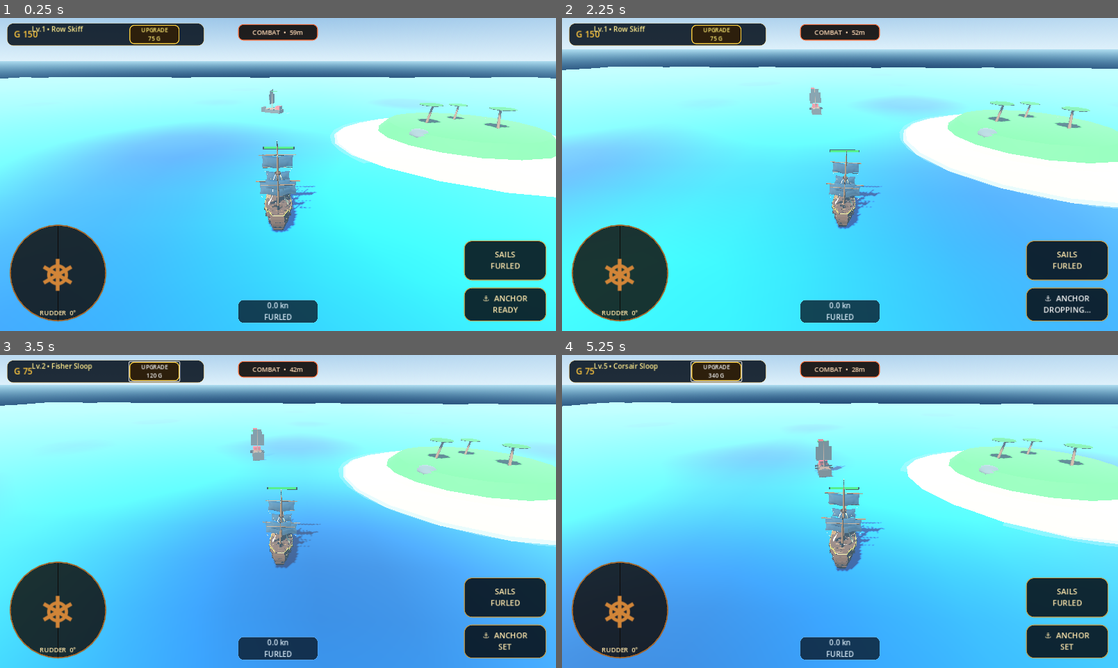
Above: before the commit, frames 1-4 (two rows, left to right).
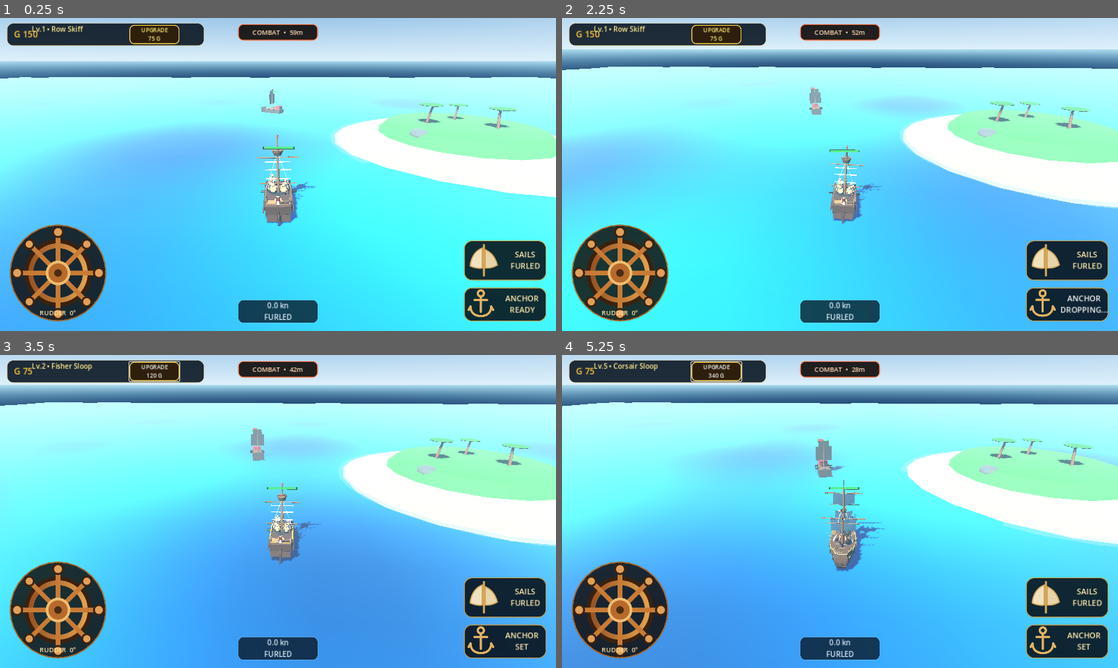
Above: after the commit, the same moments.

Repository: za99405com-ui/Pirate-Seasonline
Game: Godot game, scene res://scenes/world/world.tscn
Same seed, same stepped clock (60 frames per second), same inputs: the game is played once before the commit and once after it.
Inputs:
- Up to frame 1 (0.25 s): no input
- Up to frame 2 (2.25 s): click "⚓ ANCHOR READY" (after the commit: "ANCHOR READY") at 0.5 s; click "⚓ ANCHOR SET" (after the commit: "ANCHOR SET") at 1.25 s; click "⚓ ANCHOR READY" (after the commit: "ANCHOR READY") at 2 s
- Up to frame 3 (3.5 s): click "UPGRADE 75 G" at 2.75 s
- Up to frame 4 (5.25 s): click "UPGRADE 120 G" at 3.5 s; click "UPGRADE 180 G" at 4.25 s; click "UPGRADE 250 G" at 5 s

The runs differ from the first frame. In frame 1, 4.1% of the frame differs, in the area x 2-98%, y 37-97%; in frame 2, 3.8%; in frame 3, 3.7%; in frame 4, 3.1%.

Commit message:
sailing: add level 1 crew, working sails, anchor visuals and real helm

Diff:
--- /dev/null
+++ b/godot_game/assets/ui/anchor.svg
@@ -0,0 +1,5 @@
+<svg xmlns="http://www.w3.org/2000/svg" viewBox="0 0 128 128">
+<g fill="none" stroke="#e3b260" stroke-width="9" stroke-linecap="round" stroke-linejoin="round">
+<circle cx="64" cy="20" r="12"/><path d="M64 32v61"/><path d="M39 46h50"/>
+<path d="M23 72c0 25 17 38 41 38s41-13 41-38"/><path d="M23 72l-8 14M105 72l8 14"/>
+</g></svg>
--- /dev/null
+++ b/godot_game/assets/ui/sail.svg
@@ -0,0 +1,5 @@
+<svg xmlns="http://www.w3.org/2000/svg" viewBox="0 0 128 128">
+<path d="M64 12v102" stroke="#d3a55a" stroke-width="7" stroke-linecap="round"/>
+<path d="M59 22C34 31 21 54 18 82c16 7 29 9 41 7z" fill="#f1e2bf" stroke="#d3a55a" stroke-width="4"/>
+<path d="M69 28c21 9 34 27 40 51-14 8-27 11-40 10z" fill="#e8d4aa" stroke="#d3a55a" stroke-width="4"/>
+</svg>
--- /dev/null
+++ b/godot_game/assets/ui/ship_wheel.svg
@@ -0,0 +1,14 @@
+<svg xmlns="http://www.w3.org/2000/svg" viewBox="0 0 256 256">
+<defs><linearGradient id="w" x1="0" x2="1"><stop stop-color="#9a5424"/><stop offset="1" stop-color="#e2a04e"/></linearGradient></defs>
+<circle cx="128" cy="128" r="78" fill="none" stroke="#3a210f" stroke-width="22"/>
+<circle cx="128" cy="128" r="72" fill="none" stroke="url(#w)" stroke-width="13"/>
+<g stroke="#c87b34" stroke-width="12" stroke-linecap="round">
+<line x1="128" y1="24" x2="128" y2="232"/><line x1="24" y1="128" x2="232" y2="128"/>
+<line x1="54" y1="54" x2="202" y2="202"/><line x1="202" y1="54" x2="54" y2="202"/>
+</g>
+<g fill="#e0a05a" stroke="#3a210f" stroke-width="5">
+<circle cx="128" cy="20" r="13"/><circle cx="128" cy="236" r="13"/><circle cx="20" cy="128" r="13"/><circle cx="236" cy="128" r="13"/>
+<circle cx="52" cy="52" r="12"/><circle cx="204" cy="52" r="12"/><circle cx="52" cy="204" r="12"/><circle cx="204" cy="204" r="12"/>
+</g>
+<circle cx="128" cy="128" r="29" fill="#b66a2b" stroke="#f0bd70" stroke-width="7"/><circle cx="128" cy="128" r="10" fill="#4a2b16"/>
+</svg>
--- a/godot_game/scripts/player/player_ship.gd
+++ b/godot_game/scripts/player/player_ship.gd
@@ -23,6 +23,7 @@
 @export var anchor_set_delay: float = 0.65
 @export var anchor_drag: float = 4.8
 @export var anchor_speed_limit_ratio: float = 0.42
+@export var sail_visual_response: float = 0.58
 
 @export_group("Travel Mode")
 @export var travel_entry_distance: float = 22.0
@@ -49,6 +50,7 @@
 var rudder_input: float = 0.0
 var sail_level: int = 0
 var sail_power: float = 0.0
+var sail_visual_progress: float = 0.0
 var smoothed_throttle: float = 0.0
 var smoothed_rudder: float = 0.0
 var anchor_deployed: bool = false
@@ -72,6 +74,7 @@
 var travel_wind_time: float = 0.0
 var world_health_anchor: Node3D = null
 var world_health_fill: MeshInstance3D = null
+var ship_life_visuals: ShipLifeVisuals = null
 
 var storage: ShipStorage = ShipStorage.new()
 
@@ -88,6 +91,9 @@
 	GameManager.register_player(self)
 
 	_apply_ship_materials()
+	ship_life_visuals = ShipLifeVisuals.new()
+	visuals.add_child(ship_life_visuals)
+	ship_life_visuals.setup(self)
 	_collect_travel_sails()
 	_setup_travel_wind()
 	travel_last_position = global_position
@@ -128,7 +134,9 @@
 	anchor_deployed = true
 	anchor_set = false
 	anchor_timer = 0.0
-	anchor_point = global_position
+	var drop_offset: Vector3 = -global_transform.basis.z * 2.8 - global_transform.basis.x * 1.0
+	anchor_point = global_position + drop_offset
+	anchor_point.y = 0.0
 	active_anchor_rope_length = anchor_rope_length + clampf(absf(current_forward_speed) * 0.18, 0.0, 3.0)
 	if travel_mode:
 		_set_travel_mode(false)
@@ -152,6 +160,8 @@
 	_handle_movement(delta)
 	_update_travel_mode(delta)
 	_update_travel_effects(delta)
+	if ship_life_visuals:
+		ship_life_visuals.update_visuals(delta)
 	_handle_wave_bobbing(delta)
 	_update_wake(delta)
 	_keep_world_health_bar_readable()
@@ -300,19 +310,27 @@
 func _collect_travel_sails() -> void:
 	travel_sail_nodes.clear()
 	travel_sail_scales.clear()
-	var ship_model: Node = visuals.get_node_or_null("ShipModel") if visuals else null
-	if not ship_model:
-		return
-
-	var stack: Array[Node] = [ship_model]
-	while not stack.is_empty():
-		var node: Node = stack.pop_back()
-		for child in node.get_children():
-			stack.append(child)
-		if node is MeshInstance3D and "sail" in node.name.to_lower():
-			var sail := node as Node3D
-			travel_sail_nodes.append(sail)
-			travel_sail_scales[sail.get_instance_id()] = sail.scale
+	if not visuals:
+		return
+
+	var roots: Array[Node] = []
+	var ship_model: Node = visuals.get_node_or_null("ShipModel")
+	var starter_mast: Node = visuals.get_node_or_null("MastMain")
+	if ship_model:
+		roots.append(ship_model)
+	if starter_mast:
+		roots.append(starter_mast)
+
+	for root in roots:
+		var stack: Array[Node] = [root]
+		while not stack.is_empty():
+			var node: Node = stack.pop_back()
+			for child in node.get_children():
+				stack.append(child)
+			if node is MeshInstance3D and "sail" in node.name.to_lower():
+				var sail := node as Node3D
+				travel_sail_nodes.append(sail)
+				travel_sail_scales[sail.get_instance_id()] = sail.scale
 
 func _setup_travel_wind() -> void:
 	if travel_wind_root or not visuals:
@@ -351,16 +369,33 @@
 	var blend_rate: float = 1.0 / maxf(travel_transition_time, 0.05)
 	travel_blend = move_toward(travel_blend, target_blend, blend_rate * delta)
 
-	# Sail meshes visually unfurl with the control state, then billow a little in travel mode.
-	for sail in travel_sail_nodes:
+	# Sail opening has its own slower visual state so the crew appears to work the canvas.
+	var sail_visual_target: float = 0.0
+	match sail_level:
+		1:
+			sail_visual_target = 0.55
+		2:
+			sail_visual_target = 1.0
+		_:
+			sail_visual_target = 0.0
+	sail_visual_progress = move_toward(sail_visual_progress, sail_visual_target, sail_visual_response * delta)
+
+	# Open/close sails one after another instead of every sheet popping at once.
+	var sail_count: int = maxi(travel_sail_nodes.size(), 1)
+	for i in range(travel_sail_nodes.size()):
+		var sail := travel_sail_nodes[i]
 		if not is_instance_valid(sail):
 			continue
 		var base_scale_value: Variant = travel_sail_scales.get(sail.get_instance_id(), sail.scale)
 		var base_scale: Vector3 = base_scale_value if base_scale_value is Vector3 else sail.scale
-		var vertical_open: float = lerpf(0.42, 1.0, sail_power)
-		var travel_billow: float = lerpf(1.0, 1.10, travel_blend)
+		var order_offset: float = (float(i) / float(sail_count)) * 0.24
+		var local_open: float = clampf((sail_visual_progress - order_offset) / 0.76, 0.0, 1.0)
+		local_open = smoothstep(0.0, 1.0, local_open)
+		var vertical_open: float = lerpf(0.10, 1.0, local_open)
+		var width_open: float = lerpf(0.72, 1.0, local_open)
+		var travel_billow: float = lerpf(1.0, 1.08, travel_blend)
 		sail.scale = Vector3(
-			base_scale.x * travel_billow,
+			base_scale.x * width_open * travel_billow,
 			base_scale.y * vertical_open * travel_billow,
 			base_scale.z * travel_billow
 		)
@@ -438,6 +473,7 @@
 	current_forward_speed = 0.0
 	sail_level = 0
 	sail_power = 0.0
+	sail_visual_progress = 0.0
 	rudder_input = 0.0
 	smoothed_rudder = 0.0
 	anchor_deployed = false
@@ -488,6 +524,10 @@
 			var feature_id := child.name.to_snake_case()
 			child.visible = info.visible_parts.has(feature_id) or info.visible_parts.has(child.name)
 
+	_apply_level_visual_stage()
+	if ship_life_visuals:
+		ship_life_visuals.set_level(current_level)
+
 	# 4. Update mount slots
 	if mount_slots:
 		for slot in mount_slots.get_children():
@@ -500,6 +540,25 @@
 
 	ship_level_upgraded.emit(current_level, info.title)
 	_play_upgrade_celebration()
+
+func _apply_level_visual_stage() -> void:
+	if not visuals:
+		return
+
+	# Levels 1-2 use the lighter handmade hull. The imported ship becomes the Level 3 hull.
+	var starter_stage: bool = current_level <= 2
+	var ship_model := visuals.get_node_or_null("ShipModel") as Node3D
+	var base_hull := visuals.get_node_or_null("BaseHull") as Node3D
+	var mast_main := visuals.get_node_or_null("MastMain") as Node3D
+
+	if ship_model:
+		ship_model.visible = not starter_stage
+	if base_hull:
+		base_hull.visible = starter_stage
+	if mast_main:
+		mast_main.visible = starter_stage
+	if progressive_parts:
+		progressive_parts.visible = starter_stage
 
 func _play_upgrade_celebration() -> void:
 	if not visuals:
--- /dev/null
+++ b/godot_game/scripts/player/ship_life_visuals.gd
@@ -0,0 +1,321 @@
+class_name ShipLifeVisuals
+extends Node3D
+
+var player: Node3D = null
+var crew_root: Node3D = null
+var captain_root: Node3D = null
+var captain_arms: Node3D = null
+var sail_workers: Array[Node3D] = []
+var sail_worker_arms: Array[Node3D] = []
+var cannon_workers: Array[Node3D] = []
+var anchor_worker: Node3D = null
+var anchor_worker_arms: Node3D = null
+var monkey_root: Node3D = null
+var stowed_anchor: Node3D = null
+var world_anchor_root: Node3D = null
+var world_anchor_model: Node3D = null
+var world_rope: MeshInstance3D = null
+var world_rope_mesh: BoxMesh = null
+var anchor_drop_progress: float = 0.0
+var life_time: float = 0.0
+var level: int = 1
+
+var mat_skin: StandardMaterial3D
+var mat_trouser: StandardMaterial3D
+var mat_captain: StandardMaterial3D
+var mat_cannon: StandardMaterial3D
+var mat_sailor: StandardMaterial3D
+var mat_anchor: StandardMaterial3D
+var mat_rope: StandardMaterial3D
+var mat_monkey: StandardMaterial3D
+
+func setup(owner_ship: Node3D) -> void:
+	player = owner_ship
+	name = "ShipLifeVisuals"
+	_build_materials()
+	_build_crew()
+	_build_anchor_visuals()
+
+func set_level(new_level: int) -> void:
+	level = new_level
+	# Level 1 starts with the complete working crew. Higher levels will add more later.
+	if crew_root:
+		crew_root.visible = true
+
+func update_visuals(delta: float) -> void:
+	if not player or not is_instance_valid(player):
+		return
+	life_time += delta
+	_update_captain(delta)
+	_update_workers(delta)
+	_update_anchor_visual(delta)
+
+func _build_materials() -> void:
+	mat_skin = _mat(Color(0.76, 0.52, 0.34, 1.0), 0.82)
+	mat_trouser = _mat(Color(0.09, 0.12, 0.15, 1.0), 0.86)
+	mat_captain = _mat(Color(0.36, 0.06, 0.045, 1.0), 0.78)
+	mat_cannon = _mat(Color(0.20, 0.24, 0.30, 1.0), 0.85)
+	mat_sailor = _mat(Color(0.72, 0.63, 0.39, 1.0), 0.84)
+	mat_anchor = _mat(Color(0.10, 0.11, 0.13, 1.0), 0.45)
+	mat_anchor.metallic = 0.72
+	mat_rope = _mat(Color(0.52, 0.36, 0.20, 1.0), 0.95)
+	mat_monkey = _mat(Color(0.30, 0.18, 0.10, 1.0), 0.92)
+
+func _mat(color: Color, rough: float) -> StandardMaterial3D:
+	var m := StandardMaterial3D.new()
+	m.albedo_color = color
+	m.roughness = rough
+	return m
+
+func _build_crew() -> void:
+	crew_root = Node3D.new()
+	crew_root.name = "Level1Crew"
+	add_child(crew_root)
+
+	captain_root = _make_person("Captain", Vector3(0.0, 1.45, 2.55), mat_captain, true)
+	captain_arms = captain_root.get_node_or_null("Arms") as Node3D
+
+	# Four cannon crew: two hands for the port gun and two for starboard.
+	for data in [
+		[Vector3(-0.72, 1.16, -0.52), 0.12],
+		[Vector3(-0.70, 1.16, -1.28), -0.08],
+		[Vector3(0.72, 1.16, -0.52), -0.12],
+		[Vector3(0.70, 1.16, -1.28), 0.08]
+	]:
+		var p := _make_person("CannonCrew", data[0], mat_cannon, false)
+		p.rotation.y = float(data[1])
+		cannon_workers.append(p)
+
+	# Two riggers work the Level 1 sail.
+	for pos in [Vector3(-0.52, 1.18, -0.18), Vector3(0.52, 1.18, -0.08)]:
+		var sailor := _make_person("SailCrew", pos, mat_sailor, false)
+		sail_workers.append(sailor)
+		var arms := sailor.get_node_or_null("Arms") as Node3D
+		if arms:
+			sail_worker_arms.append(arms)
+
+	anchor_worker = _make_person("AnchorCrew", Vector3(-0.62, 1.18, -2.45), mat_sailor, false)
+	anchor_worker_arms = anchor_worker.get_node_or_null("Arms") as Node3D
+
+	monkey_root = _make_monkey(Vector3(0.88, 1.28, -0.12))
+
+func _make_person(person_name: String, base_position: Vector3, shirt_mat: StandardMaterial3D, captain: bool) -> Node3D:
+	var root := Node3D.new()
+	root.name = person_name
+	root.position = base_position
+	root.set_meta("base_y", base_position.y)
+	crew_root.add_child(root)
+
+	var legs := _box(Vector3(0.26, 0.42, 0.20), mat_trouser)
+	legs.position.y = 0.22
+	root.add_child(legs)
+
+	var torso := _box(Vector3(0.38, 0.52, 0.24), shirt_mat)
+	torso.position.y = 0.66
+	root.add_child(torso)
+
+	var head := MeshInstance3D.new()
+	var head_mesh := SphereMesh.new()
+	head_mesh.radius = 0.17
+	head_mesh.height = 0.34
+	head.mesh = head_mesh
+	head.material_override = mat_skin
+	head.position.y = 1.08
+	root.add_child(head)
+
+	var arms := Node3D.new()
+	arms.name = "Arms"
+	arms.position.y = 0.72
+	root.add_child(arms)
+	for side in [-1.0, 1.0]:
+		var arm := _box(Vector3(0.11, 0.42, 0.11), mat_skin)
+		arm.position = Vector3(0.25 * side, -0.03, -0.02)
+		arm.rotation.z = 0.18 * side
+		arms.add_child(arm)
+
+	if captain:
+		var hat_brim := MeshInstance3D.new()
+		var brim_mesh := CylinderMesh.new()
+		brim_mesh.top_radius = 0.27
+		brim_mesh.bottom_radius = 0.27
+		brim_mesh.height = 0.05
+		hat_brim.mesh = brim_mesh
+		hat_brim.material_override = mat_trouser
+		hat_brim.position.y = 1.27
+		root.add_child(hat_brim)
+		var hat_top := _box(Vector3(0.28, 0.12, 0.22), mat_trouser)
+		hat_top.position.y = 1.34
+		root.add_child(hat_top)
+
+	return root
+
+func _make_monkey(base_position: Vector3) -> Node3D:
+	var root := Node3D.new()
+	root.name = "RiggingMonkey"
+	root.position = base_position
+	root.set_meta("base_y", base_position.y)
+	crew_root.add_child(root)
+
+	var body := MeshInstance3D.new()
+	var body_mesh := SphereMesh.new()
+	body_mesh.radius = 0.13
+	body_mesh.height = 0.28
+	body.mesh = body_mesh
+	body.material_override = mat_monkey
+	body.position.y = 0.18
+	root.add_child(body)
+
+	var head := MeshInstance3D.new()
+	var head_mesh := SphereMesh.new()
+	head_mesh.radius = 0.10
+	head_mesh.height = 0.20
+	head.mesh = head_mesh
+	head.material_override = mat_monkey
+	head.position = Vector3(0.0, 0.40, -0.02)
+	root.add_child(head)
+
+	var tail := _box(Vector3(0.055, 0.055, 0.46), mat_monkey)
+	tail.position = Vector3(0.0, 0.20, 0.24)
+	tail.rotation.x = 0.45
+	root.add_child(tail)
+	return root
+
+func _box(size: Vector3, material: Material) -> MeshInstance3D:
+	var mi := MeshInstance3D.new()
+	var mesh := BoxMesh.new()
+	mesh.size = size
+	mi.mesh = mesh
+	mi.material_override = material
+	return mi
+
+func _build_anchor_visuals() -> void:
+	stowed_anchor = Node3D.new()
+	stowed_anchor.name = "StowedAnchor"
+	stowed_anchor.position = Vector3(-1.20, 1.18, -2.70)
+	stowed_anchor.rotation = Vector3(0.0, 0.0, -0.22)
+	add_child(stowed_anchor)
+	_add_anchor_geometry(stowed_anchor, 0.52)
+
+	if not player.get_parent():
+		return
+
+	world_anchor_root = Node3D.new()
+	world_anchor_root.name = "PlayerAnchorWorldVisual"
+	player.get_parent().add_child(world_anchor_root)
+
+	world_anchor_model = Node3D.new()
+	world_anchor_root.add_child(world_anchor_model)
+	_add_anchor_geometry(world_anchor_model, 0.62)
+
+	world_rope = MeshInstance3D.new()
+	world_rope_mesh = BoxMesh.new()
+	world_rope_mesh.size = Vector3(0.055, 0.055, 1.0)
+	world_rope.mesh = world_rope_mesh
+	world_rope.material_override = mat_rope
+	world_anchor_root.add_child(world_rope)
+	world_anchor_root.visible = false
+
+func _add_anchor_geometry(root: Node3D, scale_factor: float) -> void:
+	var shank := _box(Vector3(0.11, 0.95, 0.11) * scale_factor, mat_anchor)
+	shank.position.y = -0.05
+	root.add_child(shank)
+
+	var stock := _box(Vector3(0.78, 0.10, 0.10) * scale_factor, mat_anchor)
+	stock.position.y = 0.26 * scale_factor
+	root.add_child(stock)
+
+	var crown := _box(Vector3(0.58, 0.10, 0.10) * scale_factor, mat_anchor)
+	crown.position.y = -0.50 * scale_factor
+	root.add_child(crown)
+
+	for side in [-1.0, 1.0]:
+		var fluke := _box(Vector3(0.28, 0.10, 0.22) * scale_factor, mat_anchor)
+		fluke.position = Vector3(0.30 * side * scale_factor, -0.54 * scale_factor, 0.0)
+		fluke.rotation.z = -0.45 * side
+		root.add_child(fluke)
+
+func _update_captain(delta: float) -> void:
+	if not captain_root:
+		return
+	var rudder: float = float(player.call("get_rudder_input")) if player.has_method("get_rudder_input") else 0.0
+	captain_root.rotation.y = lerp_angle(captain_root.rotation.y, -rudder * 0.18, 1.0 - exp(-6.0 * delta))
+	if captain_arms:
+		captain_arms.rotation.z = lerpf(captain_arms.rotation.z, -rudder * 0.42, 1.0 - exp(-8.0 * delta))
+
+	# Also turn the visible Level 1 deck wheel with the same rudder input.
+	var deck_wheel := get_parent().get_node_or_null("BaseHull/ShipWheel") as Node3D
+	if deck_wheel:
+		deck_wheel.rotation.y = rudder * 1.10
+
+func _update_workers(_delta: float) -> void:
+	var sail_target: float = 0.0
+	var sail_progress: float = 0.0
+	if "sail_visual_progress" in player:
+		sail_progress = float(player.sail_visual_progress)
+	if player.has_method("get_sail_level"):
+		match int(player.call("get_sail_level")):
+			1:
+				sail_target = 0.55
+			2:
+				sail_target = 1.0
+	var sail_busy: bool = absf(sail_target - sail_progress) > 0.035
+
+	for i in range(sail_workers.size()):
+		var worker := sail_workers[i]
+		var base_y: float = float(worker.get_meta("base_y"))
+		worker.position.y = base_y + sin(life_time * 3.0 + float(i)) * 0.018
+	for i in range(sail_worker_arms.size()):
+		var arms := sail_worker_arms[i]
+		arms.rotation.x = sin(life_time * 7.5 + float(i) * 1.4) * 0.52 if sail_busy else sin(life_time * 1.7 + float(i)) * 0.05
+
+	for i in range(cannon_workers.size()):
+		var crew := cannon_workers[i]
+		var base_y: float = float(crew.get_meta("base_y"))
+		crew.position.y = base_y + sin(life_time * 1.5 + float(i) * 0.9) * 0.012
+		crew.rotation.z = sin(life_time * 1.2 + float(i)) * 0.018
+
+	if anchor_worker and anchor_worker_arms:
+		var working_anchor: bool = bool(player.anchor_deployed) and not bool(player.anchor_set)
+		anchor_worker_arms.rotation.x = sin(life_time * 8.0) * 0.50 if working_anchor else 0.0
+
+	if monkey_root:
+		var monkey_base_y: float = float(monkey_root.get_meta("base_y"))
+		monkey_root.position.y = monkey_base_y + sin(life_time * (5.0 if sail_busy else 2.0)) * (0.045 if sail_busy else 0.018)
+		monkey_root.rotation.y = sin(life_time * 2.3) * 0.16
+
+func _update_anchor_visual(delta: float) -> void:
+	if not world_anchor_root or not stowed_anchor:
+		return
+
+	var deployed: bool = bool(player.anchor_deployed)
+	var target: float = 1.0 if deployed else 0.0
+	var rate: float = 0.78 if deployed else 1.15
+	anchor_drop_progress = move_toward(anchor_drop_progress, target, rate * delta)
+
+	var ship_attach: Vector3 = player.to_global(Vector3(-1.18, 1.34, -2.62))
+	var sea_target: Vector3 = player.anchor_point
+	sea_target.y = 0.03
+	var anchor_position: Vector3 = ship_attach.lerp(sea_target, smoothstep(0.0, 1.0, anchor_drop_progress))
+
+	if anchor_drop_progress <= 0.001 and not deployed:
+		world_anchor_root.visible = false
+		stowed_anchor.visible = true
+		return
+
+	stowed_anchor.visible = false
+	world_anchor_root.visible = true
+	world_anchor_model.global_position = anchor_position
+	world_anchor_model.rotation.y = 0.18 * sin(life_time * 1.3) if not bool(player.anchor_set) else 0.0
+	_update_rope(ship_attach, anchor_position)
+
+func _update_rope(from_pos: Vector3, to_pos: Vector3) -> void:
+	if not world_rope or not world_rope_mesh:
+		return
+	var length: float = from_pos.distance_to(to_pos)
+	if length < 0.05:
+		world_rope.visible = false
+		return
+	world_rope.visible = true
+	world_rope_mesh.size = Vector3(0.055, 0.055, length)
+	world_rope.global_position = (from_pos + to_pos) * 0.5
+	world_rope.look_at(to_pos, Vector3.UP)
--- a/godot_game/scripts/ui/hud.gd
+++ b/godot_game/scripts/ui/hud.gd
@@ -25,7 +25,7 @@
 
 var helm_root: Control = null
 var helm_background: Panel = null
-var helm_wheel: Label = null
+var helm_wheel: TextureRect = null
 var helm_status: Label = null
 var right_sailing_root: Control = null
 var sails_button: Button = null
@@ -36,6 +36,7 @@
 var helm_last_angle: float = 0.0
 var helm_rotation: float = 0.0
 var helm_max_rotation: float = deg_to_rad(115.0)
+var helm_return_speed: float = deg_to_rad(145.0)
 
 func _ready() -> void:
 	world_controller = get_parent()
@@ -128,13 +129,11 @@
 	helm_background.add_theme_stylebox_override("panel", helm_style)
 	helm_root.add_child(helm_background)
 
-	helm_wheel = Label.new()
-	helm_wheel.text = "⎈"
-	helm_wheel.horizontal_alignment = HORIZONTAL_ALIGNMENT_CENTER
-	helm_wheel.vertical_alignment = VERTICAL_ALIGNMENT_CENTER
+	helm_wheel = TextureRect.new()
+	helm_wheel.texture = load("res://assets/ui/ship_wheel.svg") as Texture2D
+	helm_wheel.expand_mode = TextureRect.EXPAND_IGNORE_SIZE
+	helm_wheel.stretch_mode = TextureRect.STRETCH_KEEP_ASPECT_CENTERED
 	helm_wheel.mouse_filter = Control.MOUSE_FILTER_IGNORE
-	helm_wheel.add_theme_font_size_override("font_size", 128)
-	helm_wheel.add_theme_color_override("font_color", Color(0.82, 0.52, 0.22, 1.0))
 	helm_root.add_child(helm_wheel)
 
 	helm_status = Label.new()
@@ -156,7 +155,11 @@
 	controls_root.add_child(right_sailing_root)
 
 	sails_button = _make_action_button("SAILS\nFURLED")
-	anchor_button = _make_action_button("⚓  ANCHOR\nREADY")
+	anchor_button = _make_action_button("ANCHOR\nREADY")
+	anchor_button.icon = load("res://assets/ui/anchor.svg") as Texture2D
+	anchor_button.expand_icon = true
+	sails_button.icon = load("res://assets/ui/sail.svg") as Texture2D
+	sails_button.expand_icon = true
 	right_sailing_root.add_child(sails_button)
 	right_sailing_root.add_child(anchor_button)
 	sails_button.pressed.connect(_cycle_sails)
@@ -274,6 +277,9 @@
 	helm_last_angle = new_angle
 	helm_rotation = clampf(helm_rotation + delta_angle, -helm_max_rotation, helm_max_rotation)
 
+	_apply_helm_rotation()
+
+func _apply_helm_rotation() -> void:
 	if helm_wheel:
 		helm_wheel.rotation = helm_rotation
 
@@ -327,11 +333,11 @@
 		if player_ship.has_method("is_anchor_set"):
 			set_now = bool(player_ship.call("is_anchor_set"))
 		if not deployed:
-			anchor_button.text = "⚓  ANCHOR\nREADY"
+			anchor_button.text = "ANCHOR\nREADY"
 		elif set_now:
-			anchor_button.text = "⚓  ANCHOR\nSET"
+			anchor_button.text = "ANCHOR\nSET"
 		else:
-			anchor_button.text = "⚓  ANCHOR\nDROPPING..."
+			anchor_button.text = "ANCHOR\nDROPPING..."
 
 func _create_combat_indicator() -> void:
 	combat_panel = PanelContainer.new()
@@ -372,7 +378,12 @@
 		_on_ship_storage_changed(player_ship.storage.used_storage, player_ship.storage.storage_capacity)
 	_update_sailing_buttons()
 
-func _process(_delta: float) -> void:
+func _process(delta: float) -> void:
+	# Releasing the helm lets the wheel and rudder return to center smoothly.
+	if helm_touch_index == -1 and not helm_mouse_active and absf(helm_rotation) > 0.001:
+		helm_rotation = move_toward(helm_rotation, 0.0, helm_return_speed * delta)
+		_apply_helm_rotation()
+
 	if not player_ship or not is_instance_valid(player_ship):
 		return
 
